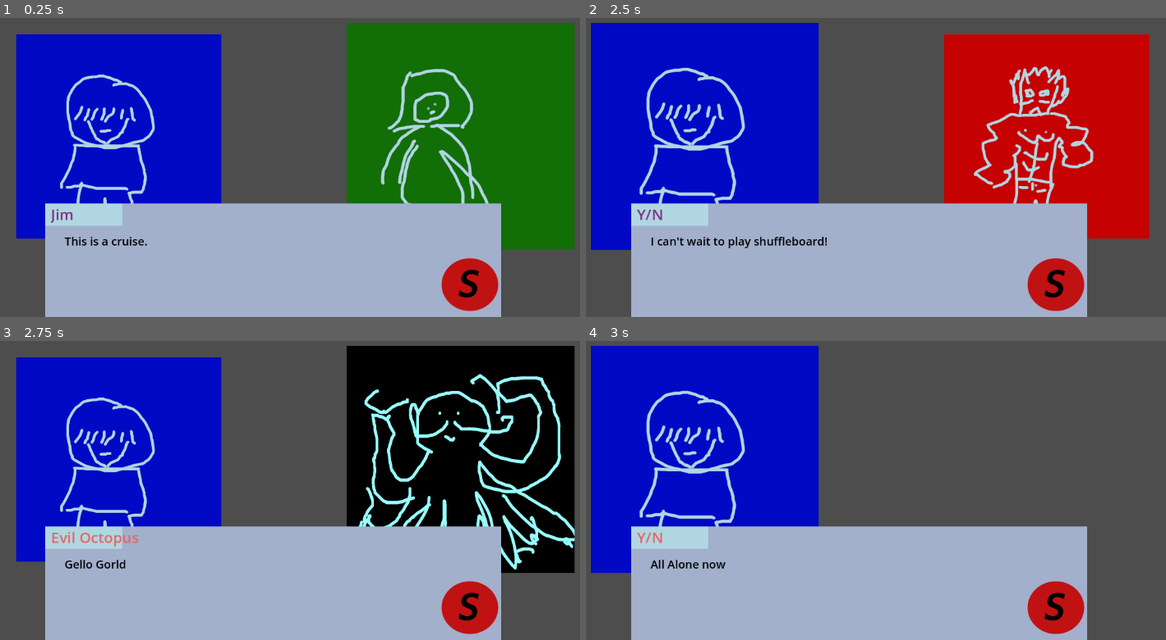
Above: before the commit, frames 1-4 (two rows, left to right).
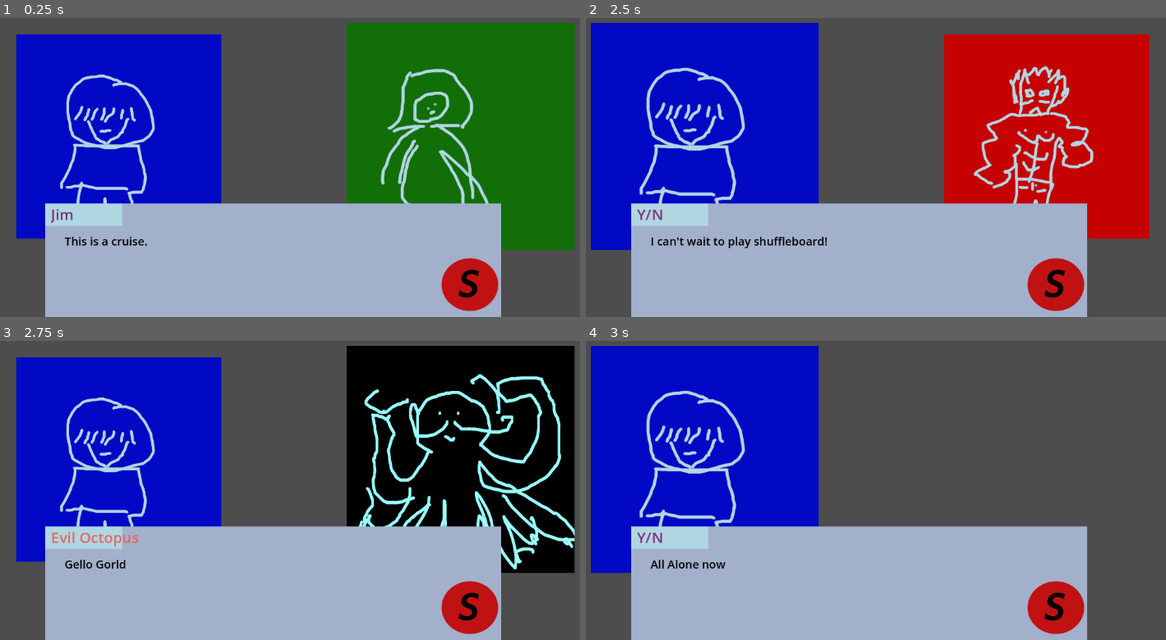
Above: after the commit, the same moments.

Repository: ParkerDavisGit/shuffleboard
Game: Godot game, scene res://majors/VisualNovel/VisualNovel.tscn
Same seed, same stepped clock (60 frames per second), same inputs: the game is played once before the commit and once after it. This scene is started directly instead of the project's main scene.
Inputs (mouse positions are in pixels of both pictures, inside the frame that each line leads up to):
- Up to frame 1 (0.25 s): no input
- Up to frame 2 (2.5 s): tap Enter at 0.5, 2 s; move the mouse to (1003, 113) at 0.52 s; press the mouse at (1003, 113) at 0.53 s; tap Space at 1.25 s; move the mouse to (725, 152) at 1.27 s; release the mouse at (725, 152) at 1.28 s; click (725, 152) at 1.35 s; move the mouse to (922, 50) at 2.02 s; press the mouse at (922, 50) at 2.03 s
- Up to frame 3 (2.75 s): no input
- Up to frame 4 (3 s): move the mouse to (823, 529) at 2.77 s; release the mouse at (823, 529) at 2.78 s; click (823, 529) at 2.85 s

Frames 1-3 are identical in both runs. In frame 4, less than 0.1% of the frame differs, in the area x 8-14%, y 64-68%.

Commit message:
txt to json nisep script working

Diff:
--- a/shuffleboard/majors/VisualNovel/visual_novel.gd
+++ b/shuffleboard/majors/VisualNovel/visual_novel.gd
@@ -20,7 +20,7 @@
 func _ready() -> void:
 	SignalBus.on_script_event.connect(_on_script_event)
 
-	open_file("dummy")
+	open_file("test")
 	read_next_line()
 
 func _input(event: InputEvent) -> void:
--- /dev/null
+++ b/shuffleboard/scripts/test.json
@@ -0,0 +1,98 @@
+[
+  {
+    "opcode": "active_sprite",
+    "location": "right"
+  },
+  {
+    "opcode": "text",
+    "speaker_data": {
+      "speaker": "Jim",
+      "color": [
+        0.5,
+        0.2,
+        0.5,
+        1.0
+      ]
+    },
+    "text": "This is a cruise."
+  },
+  {
+    "opcode": "input"
+  },
+  {
+    "opcode": "active_sprite",
+    "location": "left"
+  },
+  {
+    "opcode": "sprite",
+    "character": "3",
+    "file_name": "default_3",
+    "location": "right"
+  },
+  {
+    "opcode": "text",
+    "speaker_data": {
+      "speaker": "Y/N",
+      "color": [
+        0.5,
+        0.2,
+        0.5,
+        1.0
+      ]
+    },
+    "text": "I can't wait to play shuffleboard!"
+  },
+  {
+    "opcode": "wait",
+    "time": 2.0
+  },
+  {
+    "opcode": "active_sprite",
+    "location": "right"
+  },
+  {
+    "opcode": "sprite",
+    "character": "evil_octopus",
+    "file_name": "evil_octopus_1",
+    "location": "right"
+  },
+  {
+    "opcode": "text",
+    "speaker_data": {
+      "speaker": "Evil Octopus",
+      "color": [
+        0.9,
+        0.4,
+        0.4,
+        1.0
+      ]
+    },
+    "text": "Gello Gorld"
+  },
+  {
+    "opcode": "input"
+  },
+  {
+    "opcode": "sprite",
+    "character": "",
+    "file_name": "",
+    "location": "right"
+  },
+  {
+    "opcode": "active_sprite",
+    "location": "left"
+  },
+  {
+    "opcode": "text",
+    "speaker_data": {
+      "speaker": "Y/N",
+      "color": [
+        0.5,
+        0.2,
+        0.5,
+        1.0
+      ]
+    },
+    "text": "All Alone now"
+  }
+]
Not shown, changed: nise-p/main.py
Not shown, changed: nise-p/nise.py
